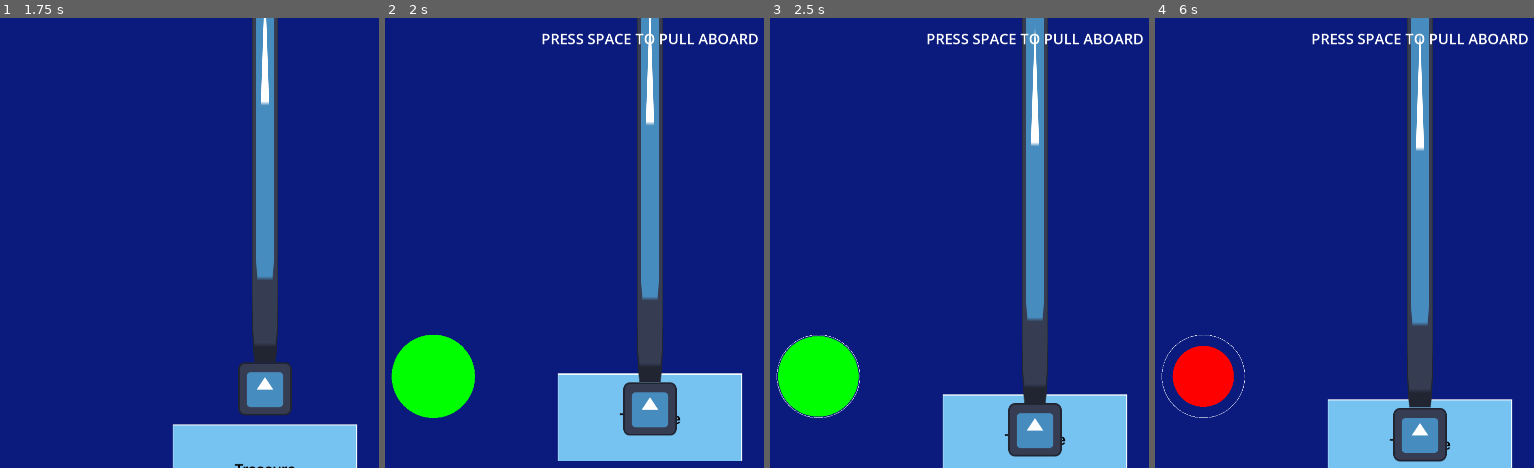
Above: before the commit, frames 1-4 (left to right).
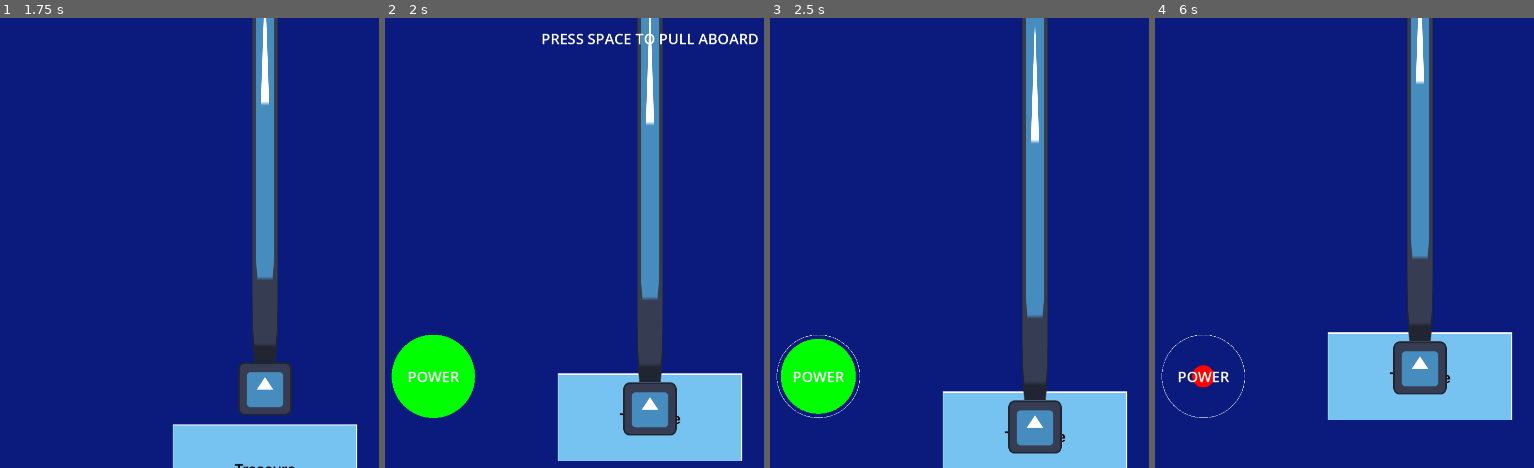
Above: after the commit, the same moments.

Repository: bmsheppard/spooky-szn-game
Game: Godot game, scene res://scenes/pickup_minigame.tscn
The game is run twice, just before and just after one commit, with the same random seed, the same clock (stepped at 60 frames per second) and the same inputs. This scene is started directly instead of the project's main scene. The engine's default icon, where the game draws it, is replaced by a stand-in: a white triangle on a blue panel in a dark square.
Inputs (mouse positions are in pixels of both pictures, inside the frame that each line leads up to):
- Up to frame 1 (1.75 s): move the mouse to (outside the picture) at 0.52 s; hold Space (pull_treasure) 0.53-1.28 s; click (outside the picture) at 0.67 s; move the mouse to (106, 265) at 1.27 s; click (106, 265) at 1.35 s; tap Space (pull_treasure) at 1.55 s
- Up to frame 2 (2 s): no input
- Up to frame 3 (2.5 s): tap Space (pull_treasure) at 2 s; move the mouse to (1114, 144) at 2.02 s; hold Space (pull_treasure) from 2.03 s (still down); click (1114, 144) at 2.17 s
- Up to frame 4 (6 s): move the mouse to (1378, 333) at 2.77 s; release Space (pull_treasure) at 2.78 s; tap T (test_1) at 2.85 s; click (1378, 333) at 2.92 s; tap Space (pull_treasure) at 3.05, 3.5, 4.35, 5, 5.3, 5.75, 5.85 s; move the mouse to (outside the picture) at 3.52 s; hold Space (pull_treasure) 3.53-4.28 s; tap Y (test_2) at 3.6 s; click (outside the picture) at 3.67 s; move the mouse to (1181, 175) at 4.27 s; click (1181, 175) at 4.42 s; move the mouse to (1458, 243) at 5.02 s; press the mouse at (1458, 243) at 5.03 s; move the mouse to (1299, 130) at 5.77 s; release the mouse at (1299, 130) at 5.78 s; click (1299, 130) at 5.92 s

Frame 1 is identical in both runs. In frame 2, 0.2% of the frame differs, in the area x 6-20%, y 78-82%; in frame 3, 2.5%; in frame 4, 17%, in the area x 4-99%, y 0-100%.

Commit message:
add power label

Diff:
--- a/scenes/pickup_minigame.tscn
+++ b/scenes/pickup_minigame.tscn
@@ -86,5 +86,13 @@
 vertical_alignment = 1
 uppercase = true
 
+[node name="power" type="Label" parent="temp_gui"]
+offset_right = 124.0
+offset_bottom = 49.0
+text = "power"
+label_settings = SubResource("LabelSettings_amxkl")
+vertical_alignment = 1
+uppercase = true
+
 [connection signal="area_entered" from="treasure" to="treasure" method="_on_area_entered"]
 [connection signal="area_entered" from="target_area" to="target_area" method="_on_area_entered"]
--- a/scripts/claw.gd
+++ b/scripts/claw.gd
@@ -30,3 +30,8 @@
 
 		if instructions.visible:
 			instructions.visible = false
+
+# leaving this in so that we can test this scene directly
+func _input(event):
+	if event.is_action_pressed("pull_treasure"):
+		_handle_reel_pull()
--- a/scripts/pull_strength.gd
+++ b/scripts/pull_strength.gd
@@ -1,9 +1,16 @@
 extends Node2D
 
+@onready var power = $"../power"
+
 var size = 10
+var pos = 0
 const MAX_SIZE = 100
 const PERFECT_PULL = MAX_SIZE - 20
 
+func _ready():
+	var viewport = get_viewport_rect().size
+	pos = Vector2(viewport.y / 2 - 100, viewport.x / 2 - 100)
+	power.position = pos - power.size / 2
 func _process(delta):
 	size += delta * 200
 	if size >= MAX_SIZE:
@@ -11,9 +18,7 @@
 	queue_redraw()
 
 func _draw():
-	var viewport = get_viewport_rect().size
 	var bg_color: Color = Color.html("#0b1b7d")
-	var pos = Vector2(viewport.y / 2 - 100, viewport.x / 2 - 100)
 	draw_circle(pos, MAX_SIZE, Color.WHITE)
 	draw_circle(pos, MAX_SIZE - 1, bg_color)
 	if size >= PERFECT_PULL:
